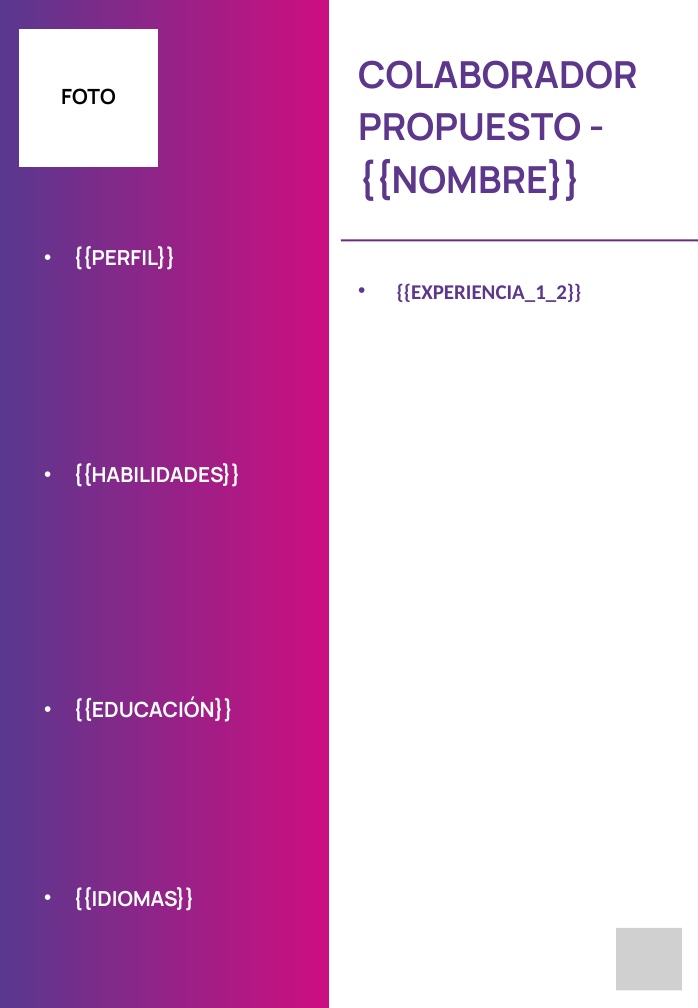
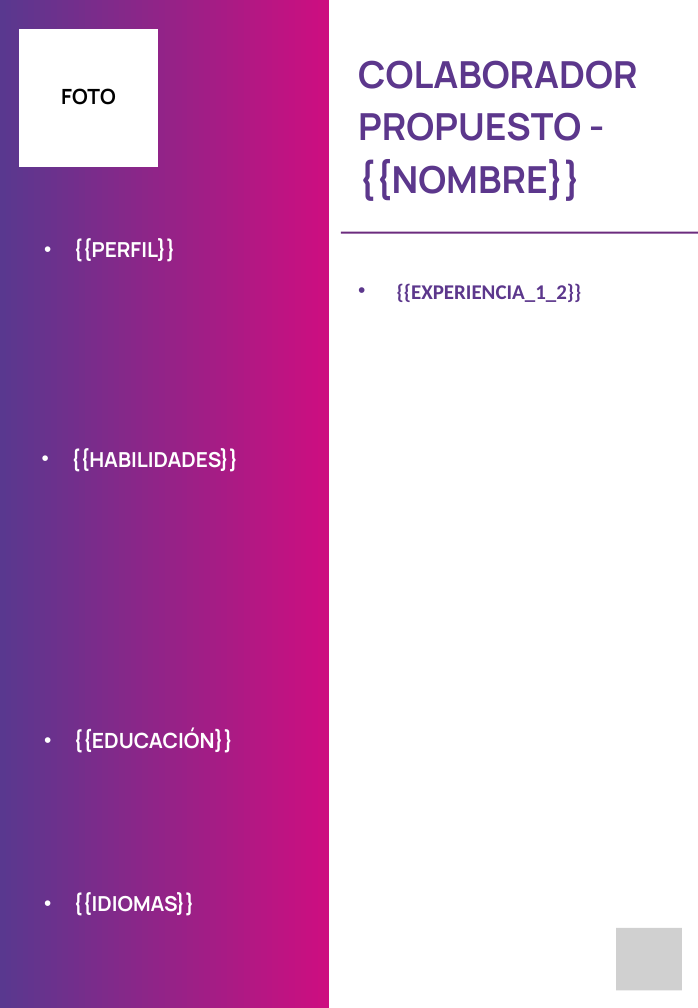
Before and after one commit to gabycanepa/horizon-cv-transformer, a slide deck: slide 1 of CV HORIZON-MODELO 2.pptx. Drawn at 698x1008 pixels with LibreOffice and Linux fonts; fonts in the diff are those of the drawing; grey boxes stand for pictures. Boxes give left, top, right and bottom in pixels: in the first picture for what was removed or moved away, otherwise in the second. Text is boxed around its words. In the diff, an @@ line names an element or a change of style, - is before the commit and + after.

```diff
--- a/CV HORIZON-MODELO 2.pptx
+++ b/CV HORIZON-MODELO 2.pptx
@@ text "{{PERFIL}}": place and size @@
-text "{{PERFIL}}" at <box>73,246,176,270</box>
+text "{{PERFIL}}" at <box>73,238,176,262</box>
@@ line moved from (341, 240) - (698, 240) to (341, 233) - (698, 233) @@
@@ text "{{HABILIDADES}}": place and size @@
-text "{{HABILIDADES}}" at <box>73,463,241,489</box>
+text "{{HABILIDADES}}" at <box>71,447,239,473</box>
@@ text "{{EDUCACIÓN}}": place and size @@
-text "{{EDUCACIÓN}}" at <box>73,697,233,724</box>
+text "{{EDUCACIÓN}}" at <box>73,729,233,756</box>
@@ text "{{IDIOMAS}}": place and size @@
-text "{{IDIOMAS}}" at <box>73,887,195,911</box>
+text "{{IDIOMAS}}" at <box>73,892,195,916</box>
```
